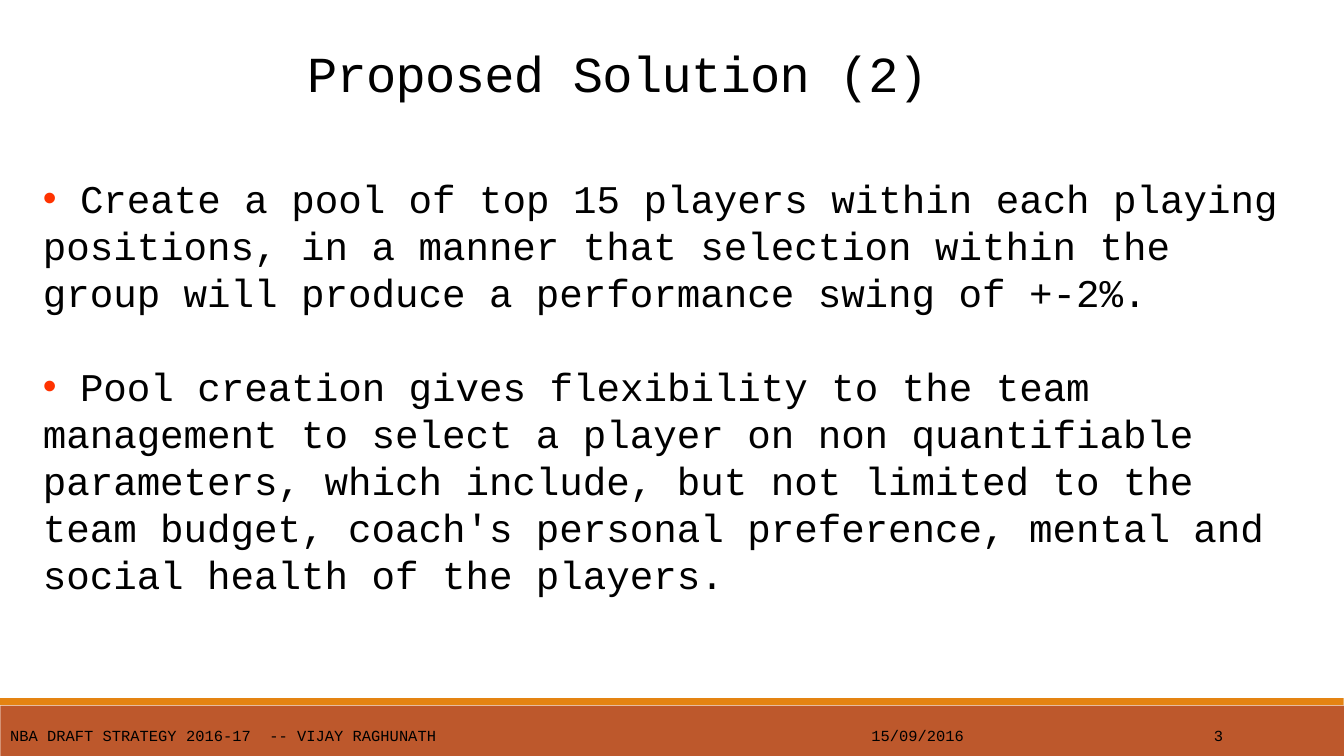
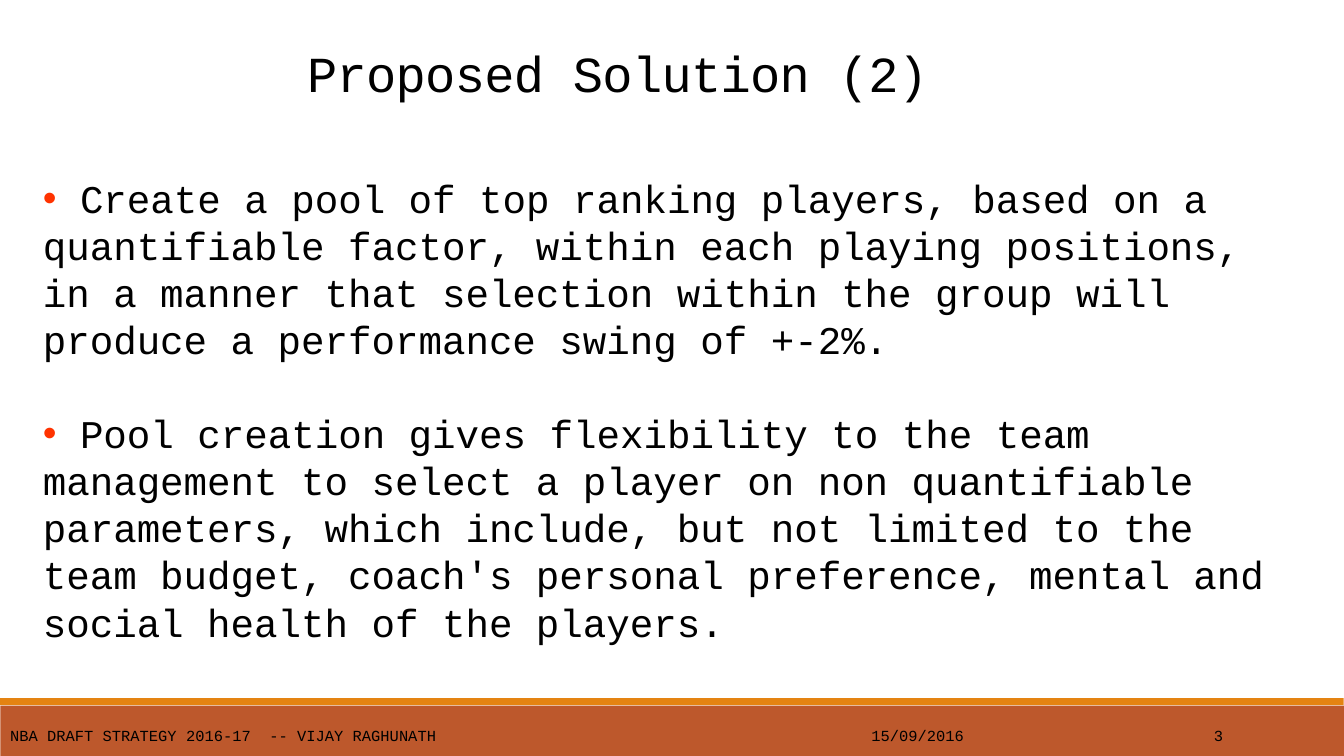
Before and after one commit to vijayr1912/NBA-scouting-draft, a slide deck: slide 4 of NBA-Draft-Scouting.pptx. Drawn at 1344x756 pixels with LibreOffice and Linux fonts; fonts in the diff are those of the drawing. Boxes give left, top, right and bottom in pixels: in the first picture for what was removed or moved away, otherwise in the second. Text is boxed around its words. In the diff, an @@ line names an element or a change of style, - is before the commit and + after.

```diff
--- a/NBA-Draft-Scouting.pptx
+++ b/NBA-Draft-Scouting.pptx
@@ text at (x1=43, y1=185, x2=1241, y2=362): text changed @@
-• Create a pool of top 15 players within each playing positions, in a manner that selection within the group will produce a performance swing of +-2%.
+• Create a pool of top ranking players, based on a quantifiable factor, within each playing positions, in a manner that selection within the group will produce a performance swing of +-2%.
```
Also in this commit, not shown: 9 other slides changed, 1 slide added, 2 other files.
